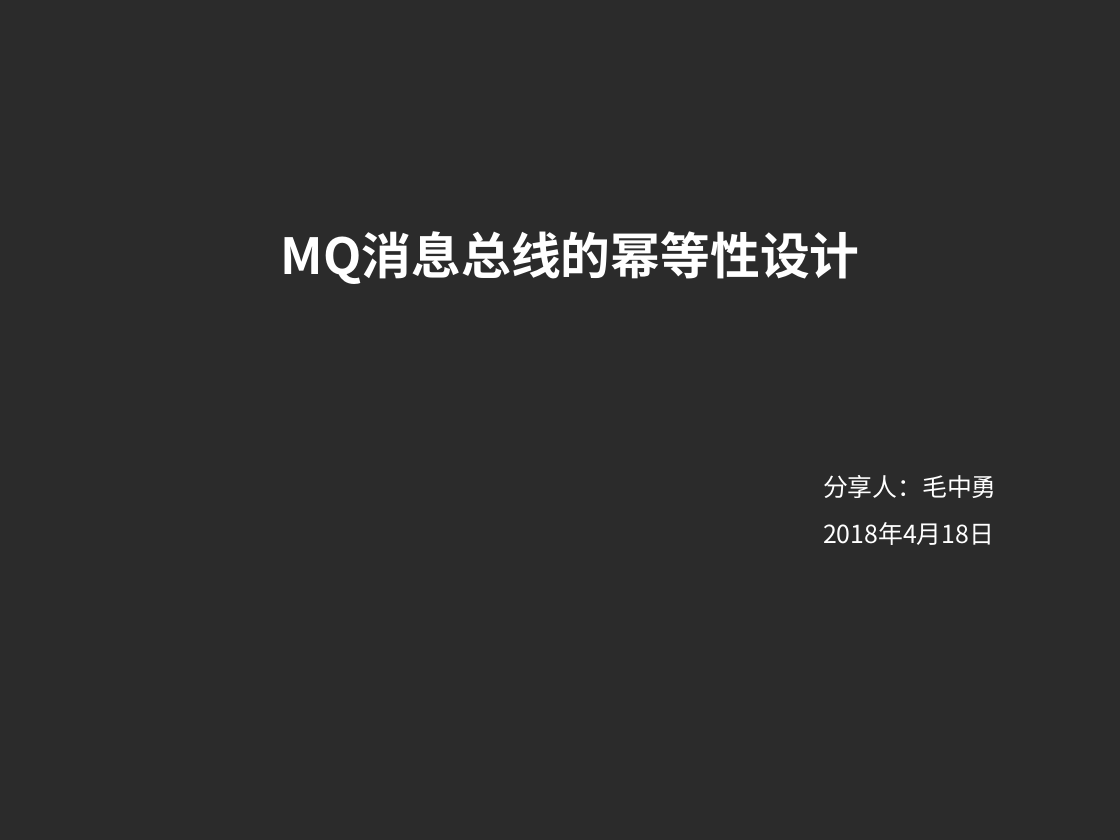
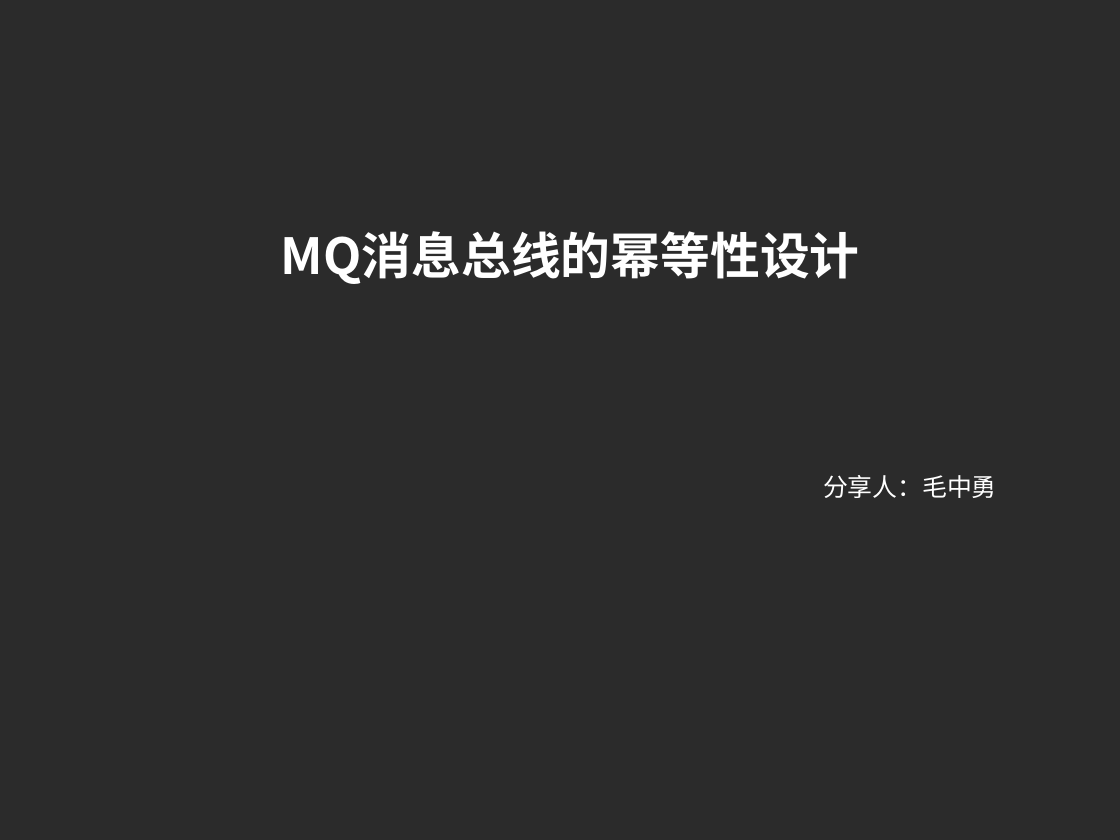
Before and after one commit to charlesmao/document, a slide deck: slide 1 of MQ消息总线的幂等性设计.pptx. Drawn at 1120x840 pixels with LibreOffice and Linux fonts; fonts in the diff are those of the drawing; background and template pictures are left out; a plain dark background stands for a picture behind light text. Boxes give left, top, right and bottom in pixels: in the first picture for what was removed or moved away, otherwise in the second. Text is boxed around its words. In the diff, an @@ line names an element or a change of style, - is before the commit and + after.

```diff
--- a/MQ消息总线的幂等性设计.pptx
+++ b/MQ消息总线的幂等性设计.pptx
@@ text removed at [823, 522, 994, 545] @@
-2018年4月18日
```
Also in this commit, not shown: 2 other slides changed.
